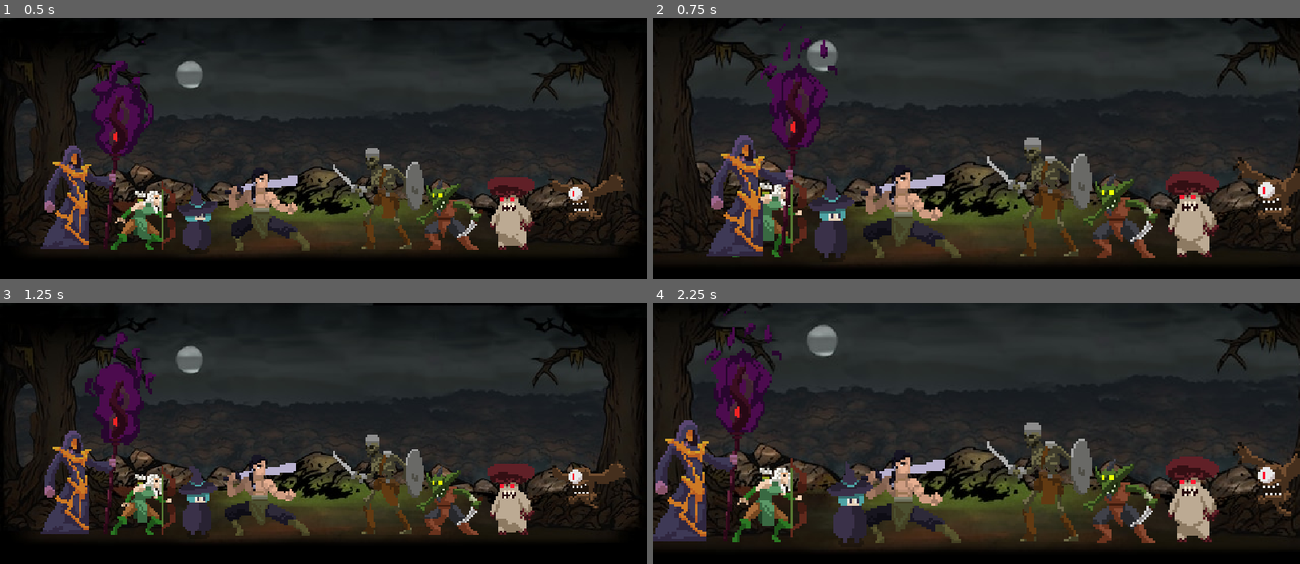
Above: before the commit, frames 1-4 (two rows, left to right).
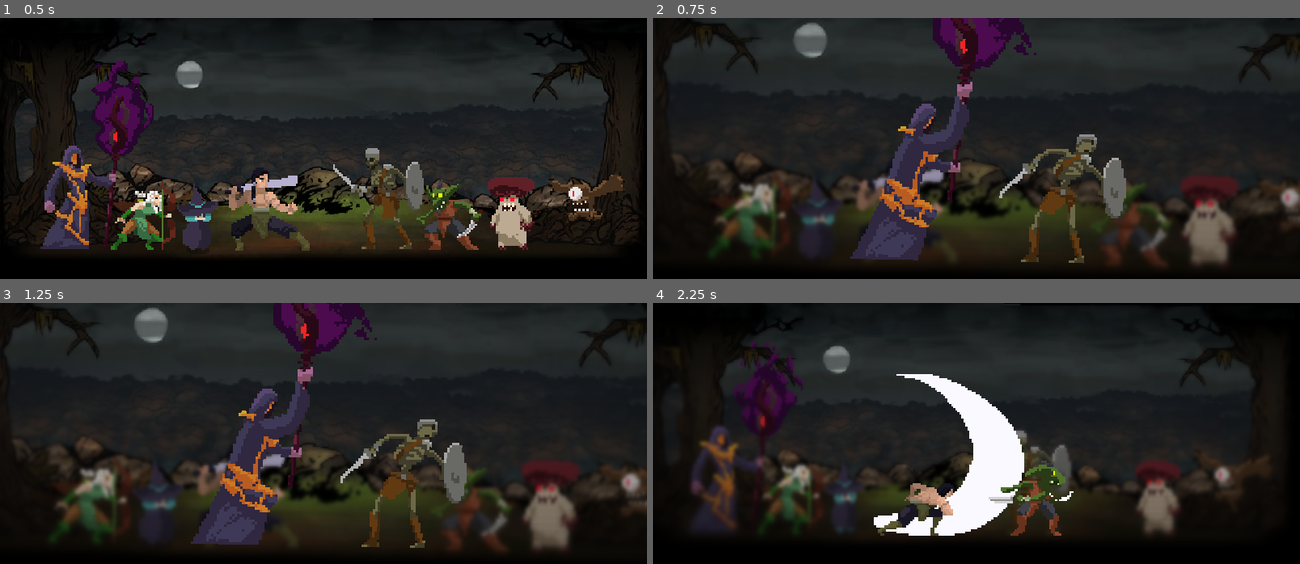
Above: after the commit, the same moments.

Repository: Jev-git/Godot-DarkestDungeon-CombatEffect
Game: Godot game, scene res://Scenes/Combat.tscn
The game is run twice, just before and just after one commit, with the same random seed, the same clock (stepped at 60 frames per second) and the same inputs.
Inputs:
- Up to frame 1 (0.5 s): no input
- Up to frame 2 (0.75 s): tap Enter (ui_accept) at 0.5 s; hold Enter (ui_accept) from 0.53 s (still down)
- Up to frame 3 (1.25 s): keep holding Enter (ui_accept)
- Up to frame 4 (2.25 s): release Enter (ui_accept) at 1.28 s; tap Enter (ui_accept) at 1.35, 1.52, 1.82 s; hold Enter (ui_accept) from 2.03 s (still down)

Frame 1 is identical in both runs. In frame 2, 29% of the frame differs, in the area x 0-100%, y 0-96%; in frame 3, 33%; in frame 4, 36%, in the area x 0-100%, y 0-95%.

Commit message:
+ Add timer to automatically reset the freeze effects

Diff:
--- a/Scenes/Combat.tscn
+++ b/Scenes/Combat.tscn
@@ -100,3 +100,6 @@
 
 [node name="CameraPan" type="Node2D" parent="OnHitEffects/Camera2D"]
 script = ExtResource( 11 )
+
+[node name="Timer" type="Timer" parent="OnHitEffects"]
+one_shot = true
--- a/Scripts/CameraEffects/OnHitEffects.gd
+++ b/Scripts/CameraEffects/OnHitEffects.gd
@@ -1,9 +1,12 @@
 extends Node2D
+
+export var m_fEffectDuration: float = 0.5
 
 onready var m_nPlayerTeam: Team = get_tree().get_nodes_in_group("PlayerTeam")[0]
 onready var m_nEnemyTeam: Team = get_tree().get_nodes_in_group("EnemyTeam")[0]
 
 onready var m_nVignette: TextureRect = $Vignette
+onready var m_nEffectTimer: Timer = $Timer
 
 onready var m_nMoveUnitsScript: Node2D = $MoveUnits
 onready var m_nCameraZoom: Node2D = $Camera2D/CameraZoom
@@ -14,7 +17,7 @@
 onready var m_bIsFreezing: bool = false
 
 func _ready():
-	m_nMoveUnitsScript.connect("moved", self, "_on_units_moved")
+	m_nEffectTimer.connect("timeout", self, "_on_effect_timer_timeout")
 
 func _input(event):
 	if event is InputEventKey:
@@ -25,11 +28,16 @@
 				m_nCameraShake.shake()
 				m_nCameraTilt.tilt(true)
 				m_nCameraPan.start(true)
-			else:
-				m_nMoveUnitsScript.move_out()
-				m_nCameraZoom.zoom_out()
-				m_nCameraTilt.reset()
-				m_nCameraPan.stop()
 
-			m_bIsFreezing = !m_bIsFreezing
-			m_nVignette.visible = m_bIsFreezing
+				m_bIsFreezing = true
+				m_nVignette.visible = true
+
+				m_nEffectTimer.start()
+
+func _on_effect_timer_timeout():
+	m_nMoveUnitsScript.move_out()
+	m_nCameraZoom.zoom_out()
+	m_nCameraTilt.reset()
+	m_nCameraPan.stop()
+	m_bIsFreezing = false
+	m_nVignette.visible = false
Not shown, changed: readme.md
